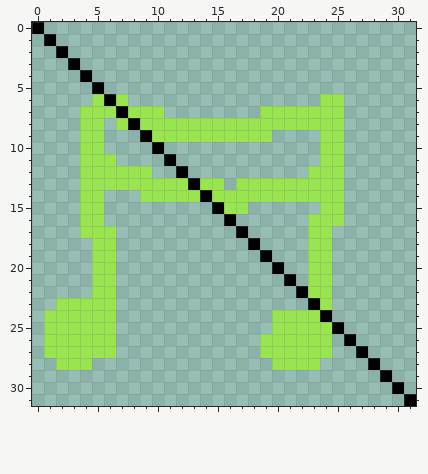
Edited in one commit: pixel-art sprite (assets/elements/musictempNOT.png). Above: the version before the commit.
The file is 32x32 pixels.
Now the later version:
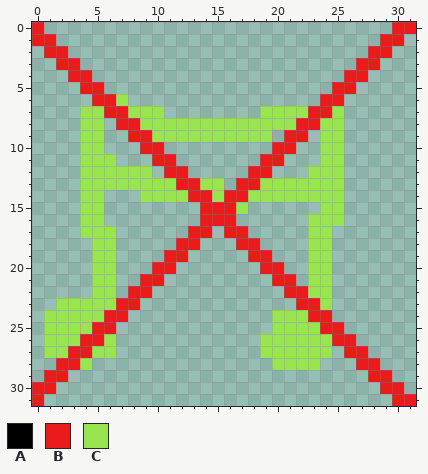
Palette (. is transparent): A #000000  B #eb1b1b  C #99e550
The exact change:
@@ x 0..31 @@
- 0 A...............................
- 1 .A..............................
- 2 ..A.............................
- 3 ...A............................
- 4 ....A...........................
- 5 .....A..........................
- 6 .....CAC................CC......
- 7 ....CCCACCC........CCCCCCC......
- 8 ....CC.CACCCCCCCCCCCCCCCCC......
- 9 ....CC...ACCCCCCCCCC....CC......
-10 ....CC....A.............CC......
-11 ....CCC....A............CC......
-12 ....CCCCCC..A..........CCC......
-13 ....CCCCCCCCCACC.CCCCCCCCC......
-14 ....CC...CCCCCACCCCCCCCCCC......
-15 ....CC.........ACC......CC......
-16 ....CC..........A......CCC......
-17 ....CCC..........A.....CC.......
-18 .....CC...........A....CC.......
-19 .....CC............A...CC.......
-20 .....CC.............A..CC.......
-21 .....CC..............A.CC.......
-22 .....CC...............ACC.......
-23 ..CCCCC................AC.......
-24 .CCCCCC.............CCCCA.......
-25 .CCCCCC.............CCCCCA......
-26 .CCCCCC............CCCCCC.A.....
-27 .CCCCCC............CCCCCC..A....
-28 ..CCC...............CCCC....A...
-29 .............................A..
-30 ..............................A.
-31 ...............................A
+ 0 B.............................BB
+ 1 BB...........................BB.
+ 2 .BB.........................BB..
+ 3 ..BB.......................BB...
+ 4 ...BB.....................BB....
+ 5 ....BB...................BB.....
+ 6 .....BBC................BB......
+ 7 ....CCBBCCC........CCCCBBC......
+ 8 ....CC.BBCCCCCCCCCCCCCBBCC......
+ 9 ....CC..BBCCCCCCCCCC.BB.CC......
+10 ....CC...BB.........BB..CC......
+11 ....CCC...BB.......BB...CC......
+12 ....CCCCCC.BB.....BB...CCC......
+13 ....CCCCCCCCBBCC.BBCCCCCCC......
+14 ....CC...CCCCBBCBBCCCCCCCC......
+15 ....CC........BBBC......CC......
+16 ....CC........BBB......CCC......
+17 ....CCC......BB.BB.....CC.......
+18 .....CC.....BB...BB....CC.......
+19 .....CC....BB.....BB...CC.......
+20 .....CC...BB.......BB..CC.......
+21 .....CC..BB.........BB.CC.......
+22 .....CC.BB...........BBCC.......
+23 ..CCCCCBB.............BBC.......
+24 .CCCCCBB............CCCBB.......
+25 .CCCCBB.............CCCCBB......
+26 .CCCBBC............CCCCCCBB.....
+27 .CCBBCC............CCCCCC.BB....
+28 ..BBC...............CCCC...BB...
+29 .BB.........................BB..
+30 BB...........................BB.
+31 B.............................BB
